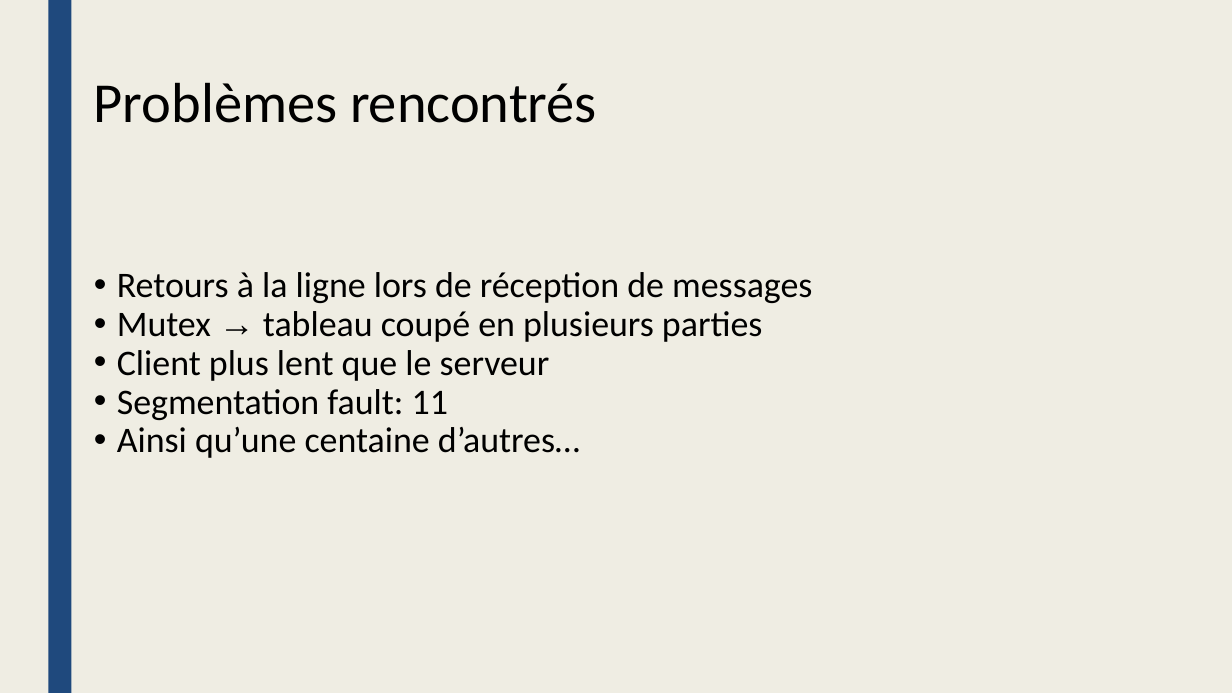
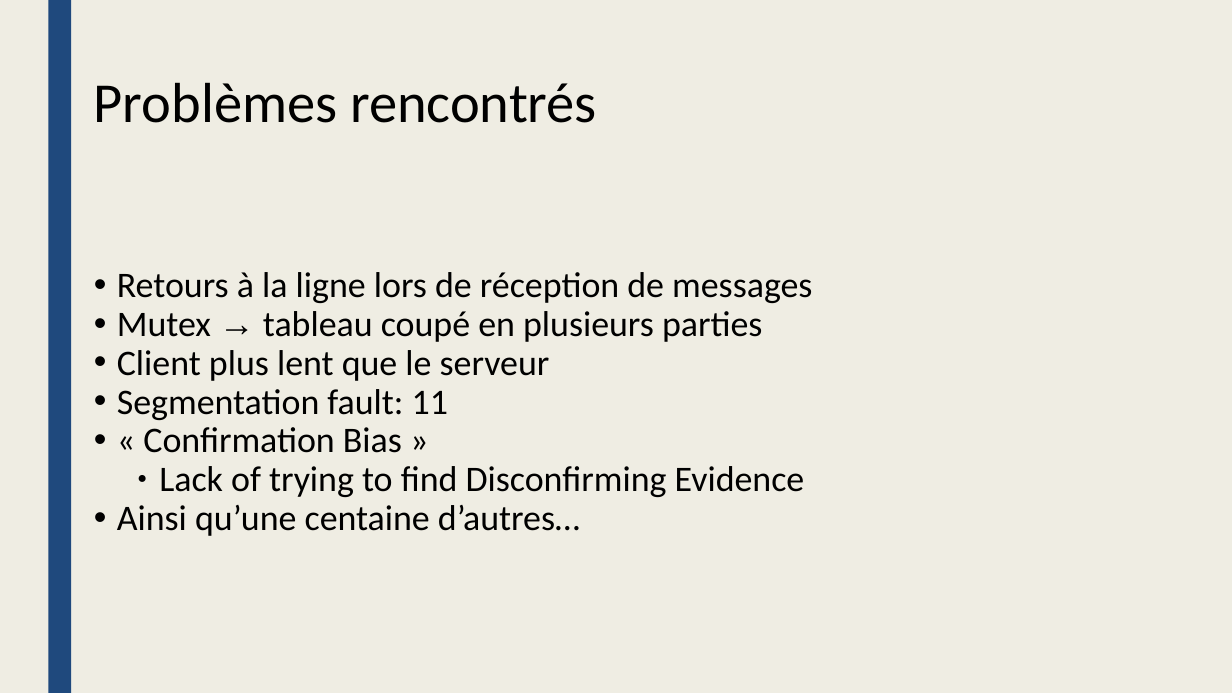
Before and after one commit to inefix/Key-Value-Store, a slide deck: slide 10 of presentation/KVS_presentation.pptx (slide 9 before the commit). Drawn at 1232x693 pixels with LibreOffice and Linux fonts; fonts in the diff are those of the drawing. Boxes give left, top, right and bottom in pixels: in the first picture for what was removed or moved away, otherwise in the second. Text is boxed around its words. In the diff, an @@ line names an element or a change of style, - is before the commit and + after.

```diff
--- a/presentation/KVS_presentation.pptx
+++ b/presentation/KVS_presentation.pptx
@@ text at (x1=143, y1=427, x2=805, y2=497): paragraphs added @@
+• « Confirmation Bias »
+    ● Lack of trying to find Disconfirming Evidence
```
Also in this commit, not shown: 2 other slides changed, 2 slides added, 1 slide removed, 1 other file.
